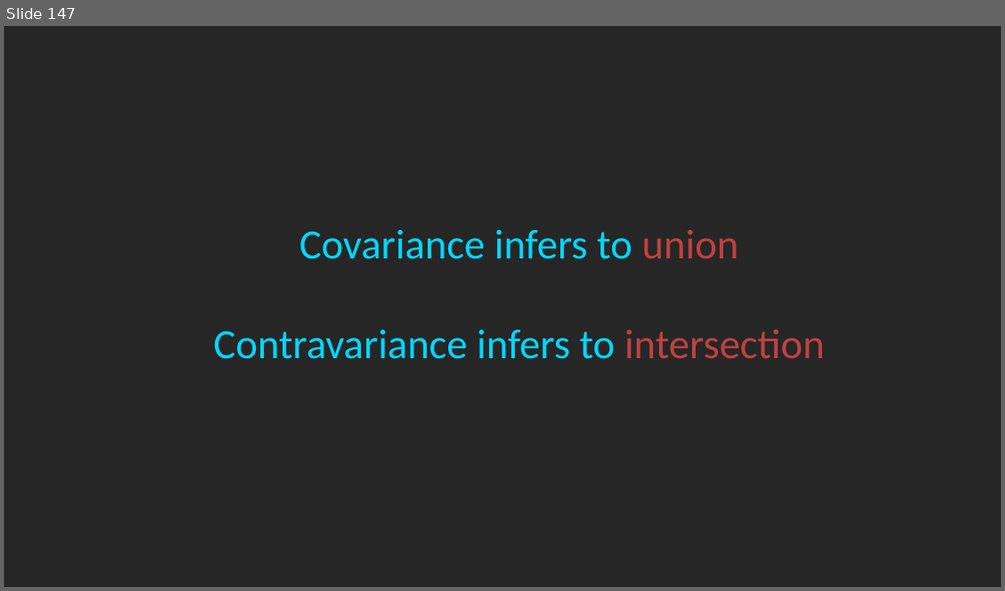
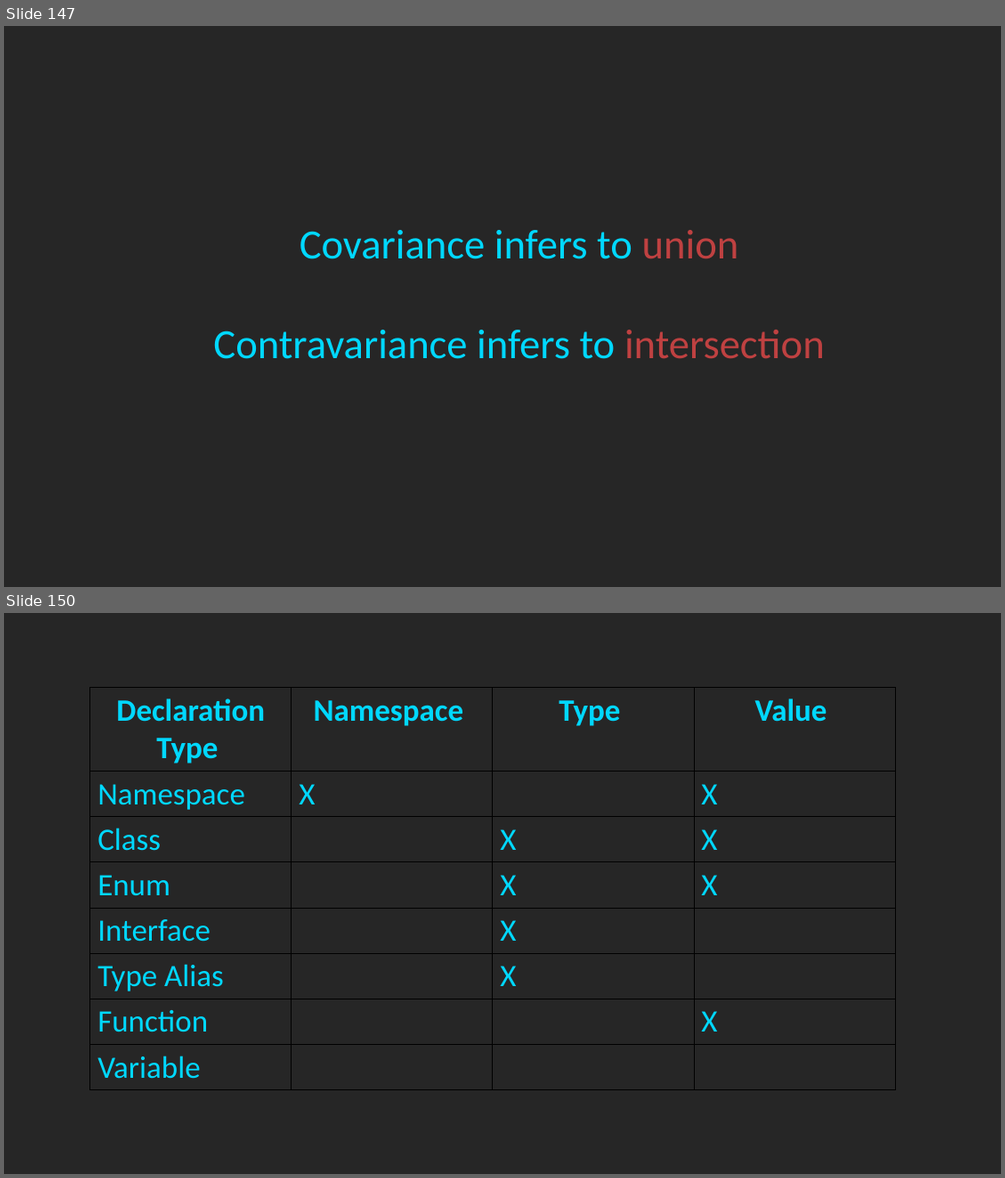
Before and after one commit to rkhaimov/ts-course, a slide deck: Course.pptx. Shown one above the other, each under a label of ours: slide 147 before the commit, slides 147 and 150 after it; the slides between them are not shown. The pictures are 1005x591 and 1005x1178 pixels, drawn with LibreOffice and Linux fonts; fonts in the diff are those of the drawing. Boxes give left, top, right and bottom in pixels: in the first picture for what was removed or moved away, otherwise in the second. Text is boxed around its words. In the diff, an @@ line names an element or a change of style, - is before the commit and + after.

```diff
--- a/Course.pptx
+++ b/Course.pptx
@@ slide 150 added at [4, 613, 1001, 1174], background #262626 @@
@@ table added at [90, 688, 895, 1084], 8 rows, 4 columns @@
+Declaration / Type | Namespace | Type | Value
+Namespace | X |  | X
+Class |  | X | X
+Enum |  | X | X
+Interface |  | X | 
+Type Alias |  | X | 
+Function |  |  | X
+Variable |  |  | 
```
Also in this commit, not shown: 8 other slides added.
